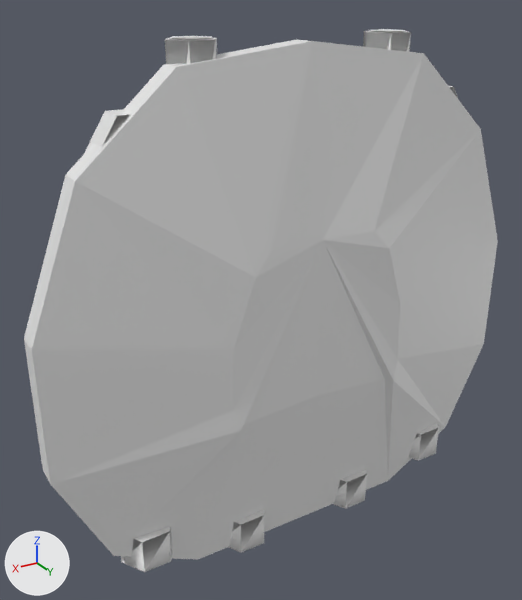
Renders of the OBJ model .design/ships3d/meshes/Anvil.obj from each side of a commit.
Rendered twice from a camera (50 mm lens) standing at (19.0, 28.0, 14.8) and looking at (1.6, -1.1, 0.3). Every picture has the same lights, and +X, +Y and +Z are marked at lower left. The first picture is the older version. Where no turn or scale is listed for an object, it has been applied to the vertices. Vertices at exactly the same position are counted once.

Objects in the first picture: 'Anvil'.
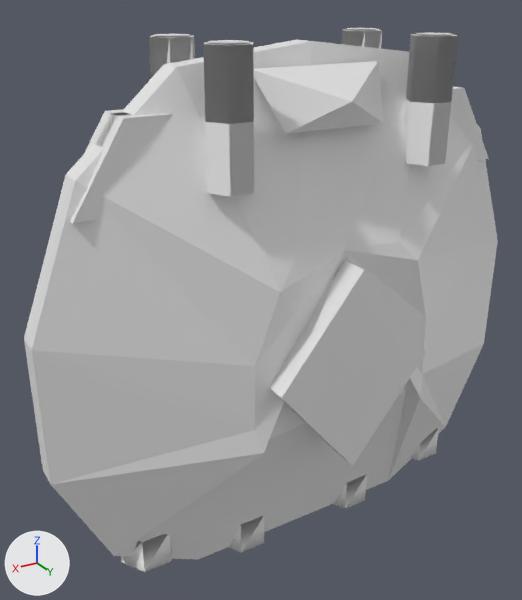
Patch to the scene script:
```diff
--- a/.design/ships3d/meshes/Anvil.obj.py
+++ b/.design/ships3d/meshes/Anvil.obj.py
@@ me_anvil @@
 # used by ob_anvil; location = (0.0, 0.0, 0.0)
-me_anvil.from_pydata(...)  # 205 vertices, 316 faces; spans x -13.5..13.5, y -5.0..2.3, z -13.2..13.0
+me_anvil.from_pydata(...)  # 270 vertices, 404 faces; spans x -13.5..13.5, y -5.0..5.0, z -13.2..13.0
+# me_anvil part 1: a new loose piece, a 6-sided cylinder along z spanning x 4.1..6.3, y -3.5..-1.6, z 7.3..13.0
+# me_anvil part 2: the loose piece of 7 vertices spanning x 4.2..6.2, y -1.5..0.2, z 13.0 is moved by (0.0, -1.9, 0.0)
+# me_anvil part 3: a new loose piece, a 6-sided cylinder along z spanning x -6.3..-4.1, y -3.5..-1.6, z 7.3..13.0
+# me_anvil part 4: the loose piece of 7 vertices spanning x -6.2..-4.2, y -1.5..0.2, z 13.0 is moved by (0.0, -1.9, 0.0)
+# me_anvil part 5: the loose piece of 5 vertices spanning x -3.4..3.4, y -3.6..-1.0, z 9.3..11.8 is copied, and the copy is mirrored in y about the mesh origin; it spans x -3.4..3.4, y 1.0..3.6, z 9.3..11.8
+# me_anvil part 6: the loose piece of 14 vertices spanning x 4.0..6.4, y -1.7..0.4, z 7.3..13.0 is moved by (0.0, 3.2, 0.0)
+# me_anvil part 7: the loose piece of 7 vertices spanning x 4.2..6.2, y -1.5..0.2, z 13.0 is copied, and the copy is moved by (0.0, 3.2, 0.0); it spans x 4.3..6.1, y 1.8..3.3, z 13.0
+# me_anvil part 8: the loose piece of 14 vertices spanning x -6.4..-4.0, y -1.7..0.4, z 7.3..13.0 is moved by (0.0, 3.2, 0.0)
+# me_anvil part 9: the loose piece of 7 vertices spanning x -6.2..-4.2, y -1.5..0.2, z 13.0 is copied, and the copy is moved by (0.0, 3.2, 0.0); it spans x -6.1..-4.3, y 1.8..3.3, z 13.0
+# me_anvil part 10
+# 4 vertices in x -4.9..4.9, y 2.0..2.1, z -0.2..4.1 move by (0.0, 1.9, 0.0)
+# 4 vertices in x -5.0..5.0, y 2.1..2.2, z -3.5..3.1 move by (0.0, 2.0, 0.0)
+# 4 vertices in x -4.4..4.4, y 1.9..2.0, z -4.6..4.1 move by (0.0, 1.6, 0.0)
+# 2 vertices move from x -4.7..4.7, y 2.3, z -4.6 to x -4.7..4.7, y 4.4, z -4.6
+# 10 vertices are added at x -11.4..11.4, y -0.3..5.0, z -6.7..10.3
+# 8 new vertices lie (0.0, 1.4, 0.0) away from vertices in x -11.4..11.4, y -0.3..3.6, z -6.7..10.3
+# 24 new faces join them
```

What differs and where, as boxes (x1, y1, x2, y2) in the pictures (522 x 600 px; the box of a moved part takes in the faces that stretch with it):
'Anvil', reshaped
    before: (24, 29, 498, 572)
    after: (24, 28, 498, 572)
part 1 of me_anvil, added
    after: (149, 35, 195, 78)
part 2 of me_anvil, moved or reshaped
    before: (170, 36, 212, 39)
    after: (155, 34, 190, 36)
part 3 of me_anvil, added
    after: (342, 29, 382, 49)
part 4 of me_anvil, moved or reshaped
    before: (370, 29, 405, 31)
    after: (347, 28, 377, 29)
part 5 of me_anvil, added
    after: (253, 61, 384, 134)
part 6 of me_anvil, moved or reshaped
    before: (165, 38, 217, 64)
    after: (203, 42, 254, 197)
part 7 of me_anvil, added
    after: (208, 40, 249, 43)
part 8 of me_anvil, moved or reshaped
    before: (363, 31, 411, 52)
    after: (404, 34, 458, 166)
part 9 of me_anvil, added
    after: (417, 32, 451, 35)
part 10 of me_anvil, built on
    before: (32, 41, 486, 552)
    after: (32, 41, 489, 552)
